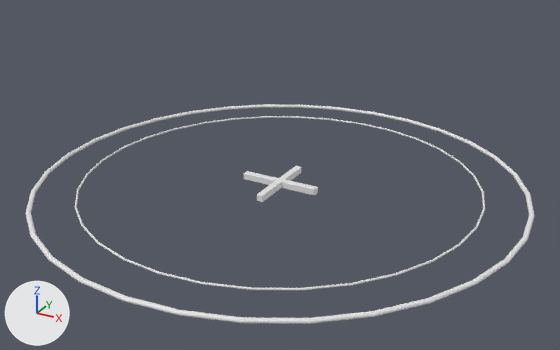
A saved change to the Blender file Rupert Mayer - Konzept 1/Assets/01.models/Teleporter/TeleportTarget.blend.
One viewpoint serves both versions: a camera (50 mm lens) standing at (0.982, -1.786, 0.918) and looking at (0.032, -0.059, 0.054). Arrows for +X, +Y and +Z are at lower left; the lights stay in place. Text is drawn in Blender's own font.
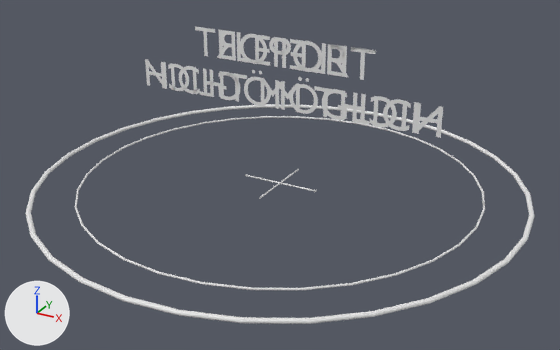
Changed parts and their boxes [x1, y1, x2, y2] in the pictures (560 x 350 px):
'Text.001', added
    after: [149, 32, 443, 138]
'Text', added
    after: [145, 27, 438, 136]
'Cube', reshaped (16% shorter)
    before: [244, 166, 318, 202]
    after: [245, 169, 316, 199]

The change in detail:
me_cube_001 is used by ob_cube; location (0.0, 0.0, 0.0); scale (0.00992, 0.00992, 0.00992).
me_cube_001 had 24 vertices, 22 faces and spanned x -11.8..11.8, y -11.7..11.7, z -1.0..1.0.
me_cube_001 now has 24 vertices, 22 faces and spans x -11.8..11.8, y -11.7..11.7, z -0.2..0.2.
me_cube_001 part 1: 24 of 24 vertices moved; they spanned x -11.8..11.8, y -11.7..11.7, z -1.0..1.0 and now span x -11.8..11.8, y -11.7..11.7, z -0.2..0.2; mean shift (0.0, 0.0, 0.0); largest move (-1.0, -1.0, -1.0) -> (-0.2, -0.2, -0.2).
Text 'Text.001' (txt_text_001) is new.
Its body is 'TELEPORT\nNICHT MÖGLICH'.
Its align x is 'CENTER'.
Text 'Text' (txt_text) is new.
Its body is 'TELEPORT\nNICHT MÖGLICH'.
Its align x is 'CENTER'.
Object 'Text.001' (ob_text_001) is new; it shows txt_text_001.
Its location is (0.0, 0.0, 0.342).
Its rotation in degrees is (90, 0, 180).
Its scale is (0.119, 0.119, 0.119).
Object 'Text' (ob_text) is new; it shows txt_text.
Its location is (0.0, 0.0, 0.342).
Its rotation in degrees is (90, 0, 0).
Its scale is (0.119, 0.119, 0.119).
